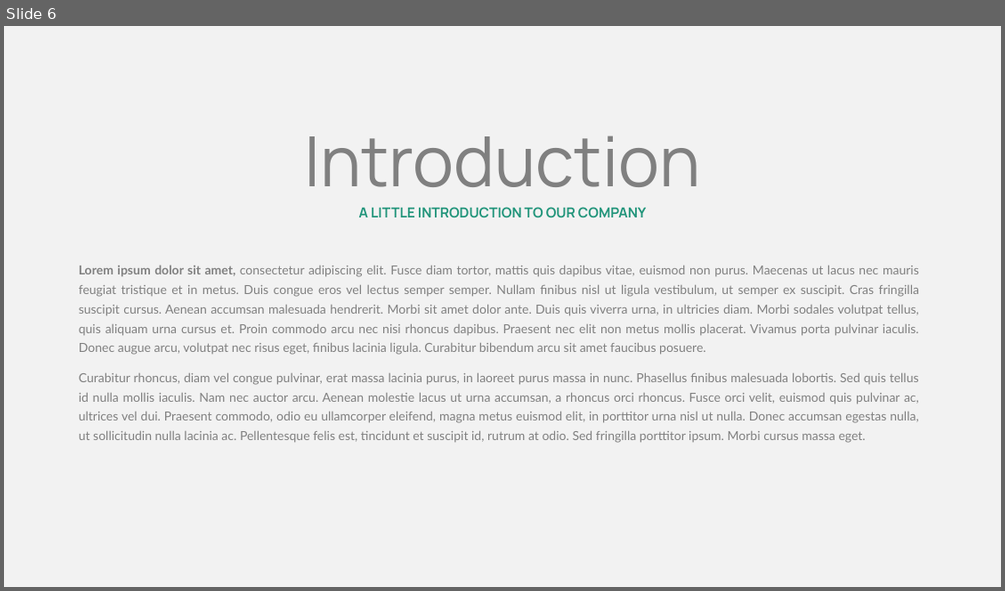
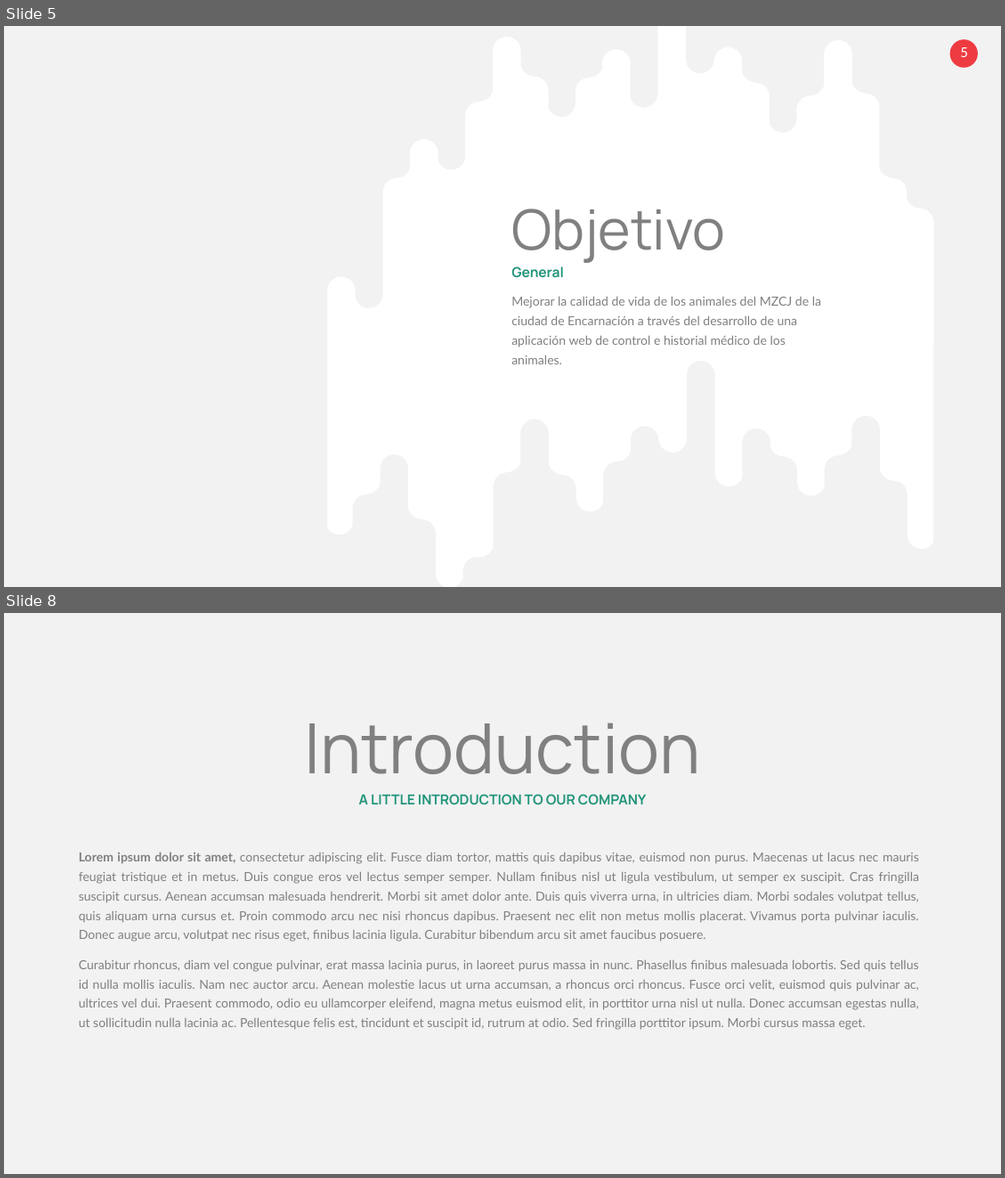
Before and after one commit to vieyrapy/book_minizoo, a slide deck: mzcj_presentacion.pptx. Shown one above the other, each under a label of ours: slide 6 before the commit, slides 5 and 8 after it; the slides between them are not shown. The pictures are 1005x591 and 1005x1178 pixels, drawn with LibreOffice and Linux fonts; fonts in the diff are those of the drawing. Boxes give left, top, right and bottom in pixels: in the first picture for what was removed or moved away, otherwise in the second. Text is boxed around its words. In the diff, an @@ line names an element or a change of style, - is before the commit and + after.

Commit message:
objetivo

```diff
--- a/mzcj_presentacion.pptx
+++ b/mzcj_presentacion.pptx
@@ slide 5 added at [4,26,1001,587], background #F2F2F2 @@
@@ freeform shape added at [327,26,933,587], fill #FFFFFF @@
@@ rounded rectangle added at [950,40,978,68], fill #EE3B42 @@
@@ page number added at [960,47,968,57], 11 pt, text #FFFFFF @@
+5
@@ text added at [511,208,725,263], 40 pt, text #808080 @@
+Objetivo
@@ text added at [511,266,564,278], 10 pt, text #22957B, bold @@
+General
@@ text added at [511,296,821,364], 9 pt, text #808080 @@
+Mejorar la calidad de vida de los animales del MZCJ de la ciudad de Encarnación a través del desarrollo de una aplicación web de control e historial médico de los animales.
@@ what was slide 6 is now slide 8 @@
```
Also in this commit, not shown: 13 slides changed, 2 other slides added, 2 slides removed.
